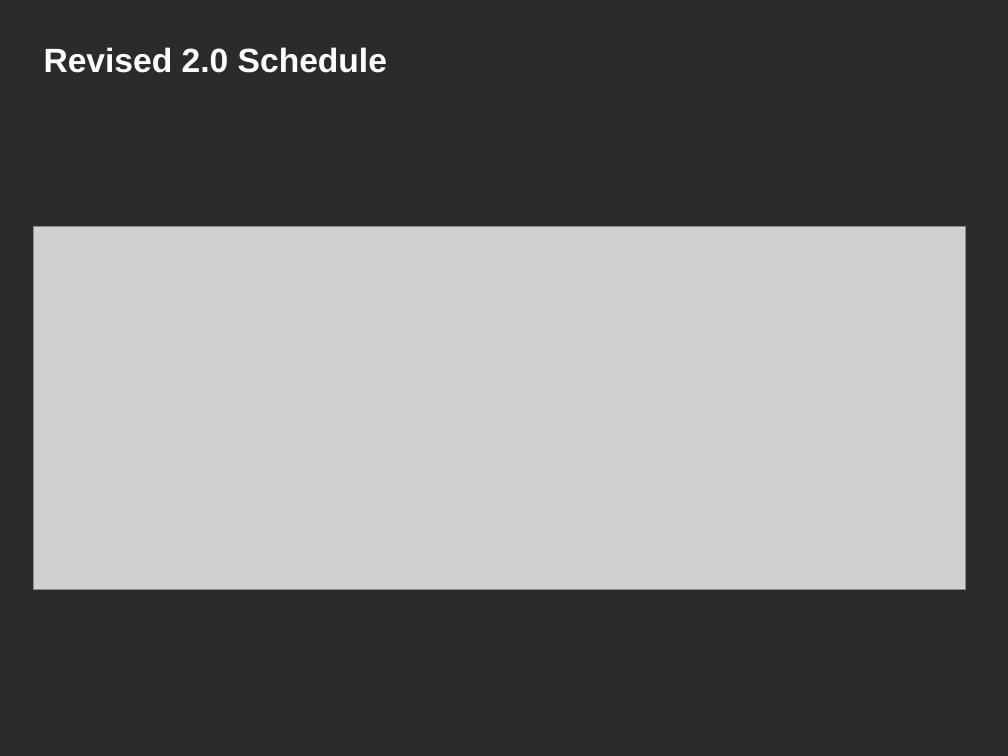
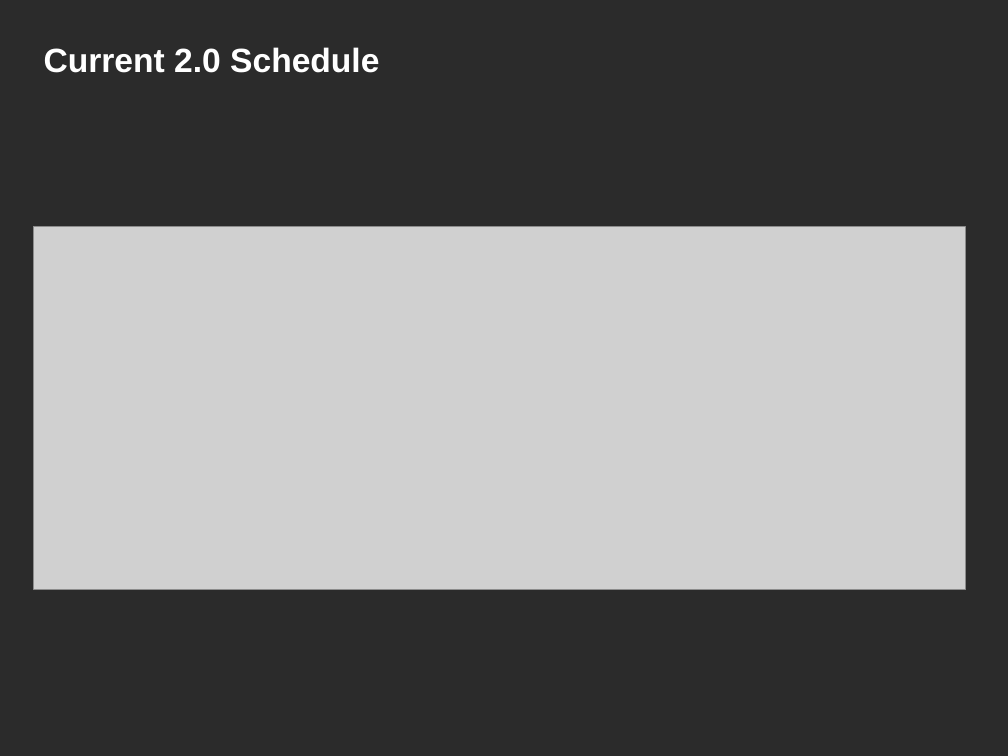
Before and after one commit to NCIP/caarray-docs, a slide deck: slide 9 of project_management/open_meetings/caArray User Community Meeting June 20.ppt. Drawn at 1008x756 pixels with LibreOffice and Linux fonts; fonts in the diff are those of the drawing; grey boxes stand for pictures; background and template pictures are left out; a plain dark background stands for a picture behind light text. Boxes give left, top, right and bottom in pixels: in the first picture for what was removed or moved away, otherwise in the second. Text is boxed around its words. In the diff, an @@ line names an element or a change of style, - is before the commit and + after.

```diff
--- a/project_management/open_meetings/caArray User Community Meeting June 20.ppt
+++ b/project_management/open_meetings/caArray User Community Meeting June 20.ppt
@@ title at <box>44,47,379,73</box>: text changed @@
-Revised 2.0 Schedule
+Current 2.0 Schedule
```
Also in this commit, not shown: 6 other slides changed.
